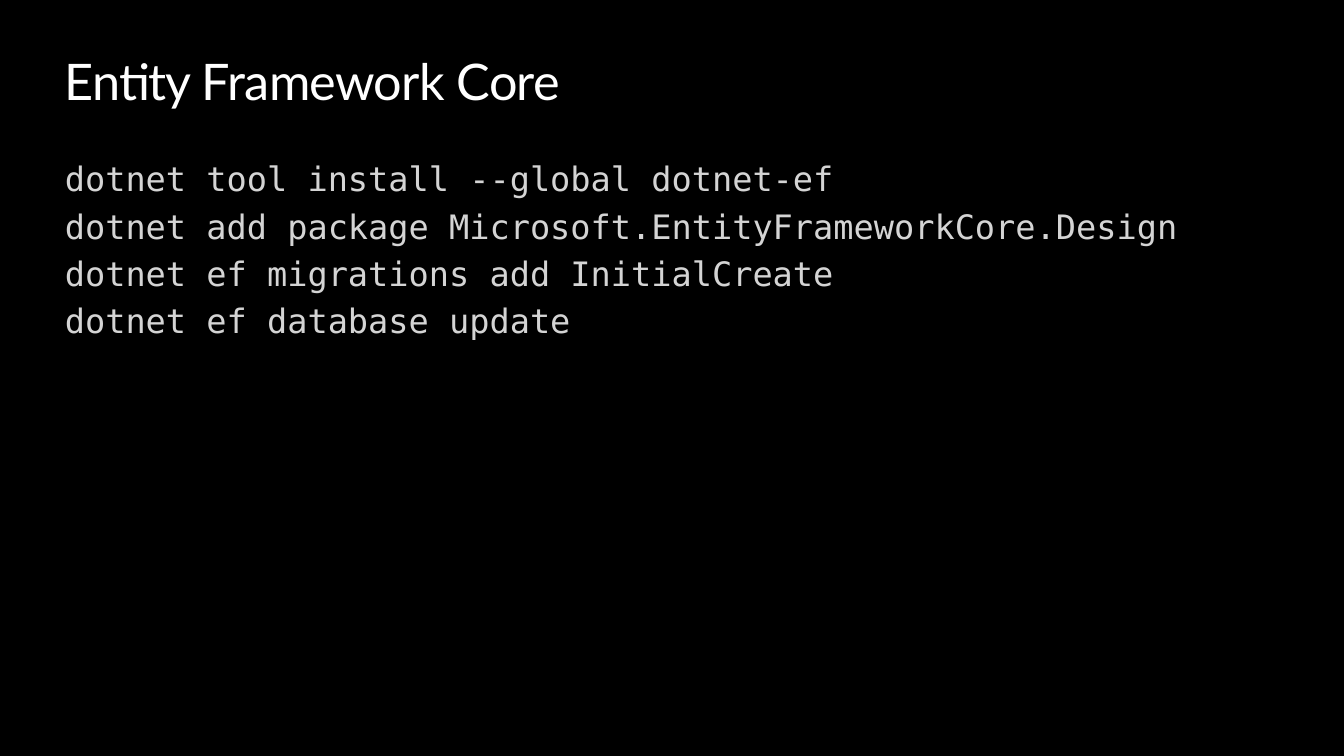
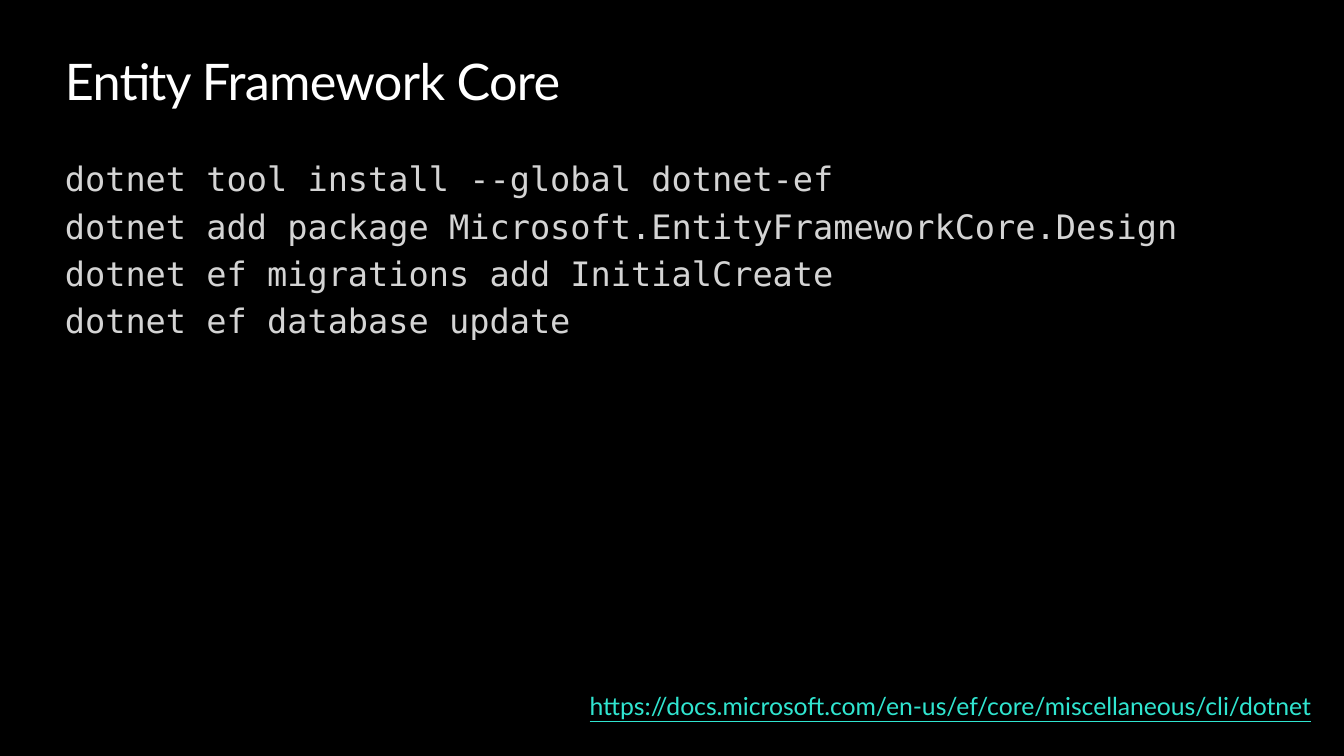
Before and after one commit to ondfisk/BDSA2020, a slide deck: slide 21 of Slides/Lecture04 - Data Access and Entity Framework Core.pptx. Drawn at 1344x756 pixels with LibreOffice and Linux fonts; fonts in the diff are those of the drawing; background and template pictures are left out. Boxes give left, top, right and bottom in pixels: in the first picture for what was removed or moved away, otherwise in the second. Text is boxed around its words. In the diff, an @@ line names an element or a change of style, - is before the commit and + after.

```diff
--- a/Slides/Lecture04 - Data Access and Entity Framework Core.pptx
+++ b/Slides/Lecture04 - Data Access and Entity Framework Core.pptx
@@ text added at (590, 696, 1311, 720), 17.6 pt, text #30E5D0, underline @@
+https://docs.microsoft.com/en-us/ef/core/miscellaneous/cli/dotnet
```
Also in this commit, not shown: 3 other slides changed.
